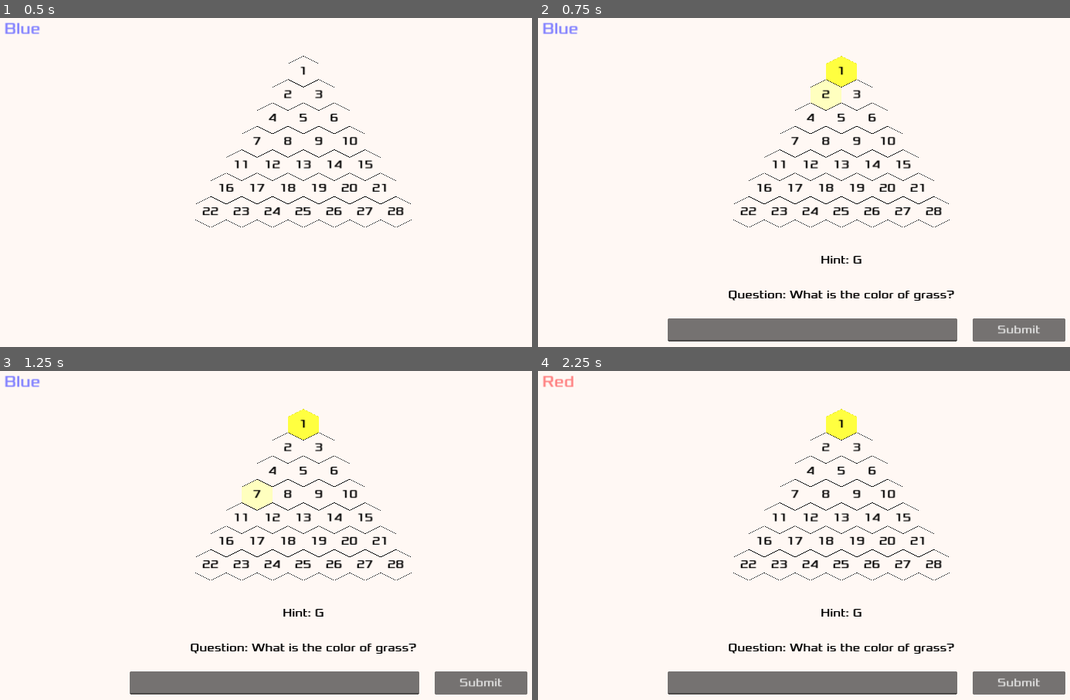
Above: before the commit, frames 1-4 (two rows, left to right).
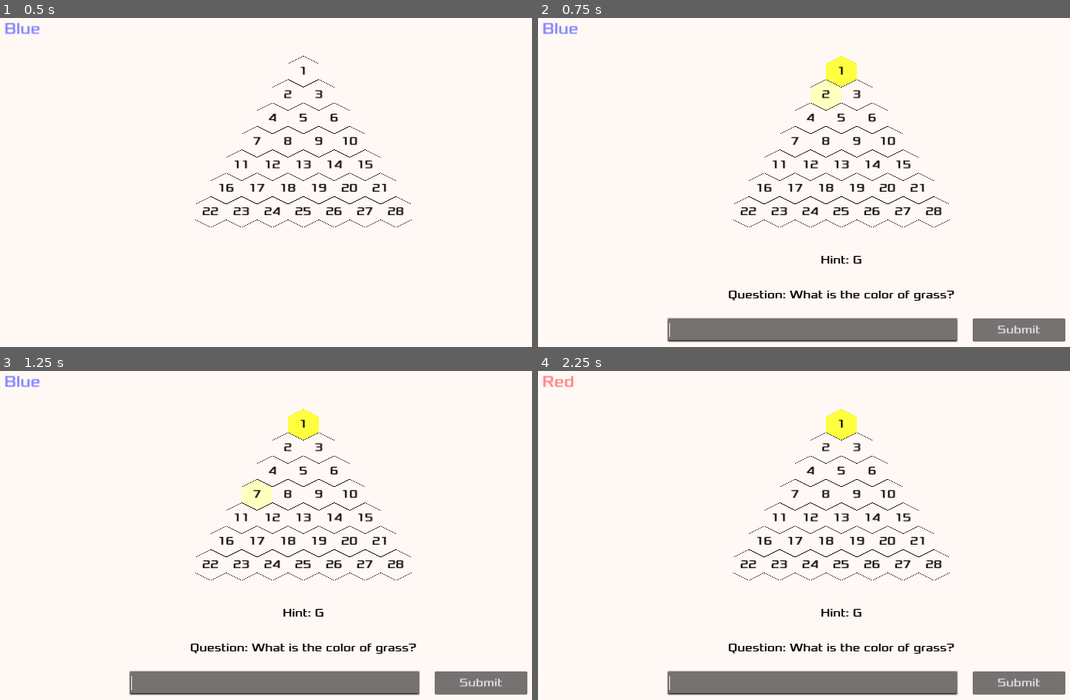
Above: after the commit, the same moments.

Repository: iggyshu/az-quiz
Game: Godot game, scene res://main.tscn
Two runs of this game, one before a commit and one after it. Both use one fixed random seed, a clock stepped at 60 frames per second and the inputs below.
Inputs (mouse positions are in pixels of both pictures, inside the frame that each line leads up to):
- Up to frame 1 (0.5 s): no input
- Up to frame 2 (0.75 s): tap Enter at 0.5 s; drag from (841, 70) to (793, 143) at 0.52 s
- Up to frame 3 (1.25 s): no input
- Up to frame 4 (2.25 s): click (814, 683) at 1.27 s; type "Alex" at 1.35 s; click "Submit" at 2 s

Frame 1 is identical in both runs. In frame 2, 0.3% of the frame differs, in the area x 24-79%, y 91-99%; in frame 3, 0.3%; in frame 4, 0.3%.

Commit message:
grab focus on the answer edit automatically

Diff:
--- a/hud.gd
+++ b/hud.gd
@@ -38,6 +38,7 @@
 	$SubmitButton.visible = true
 	$AnswerTextEdit.visible = true
 	$AnswerTextEdit.text = ""
+	$AnswerTextEdit.grab_focus()
 
 
 func show_hard_question(question):
